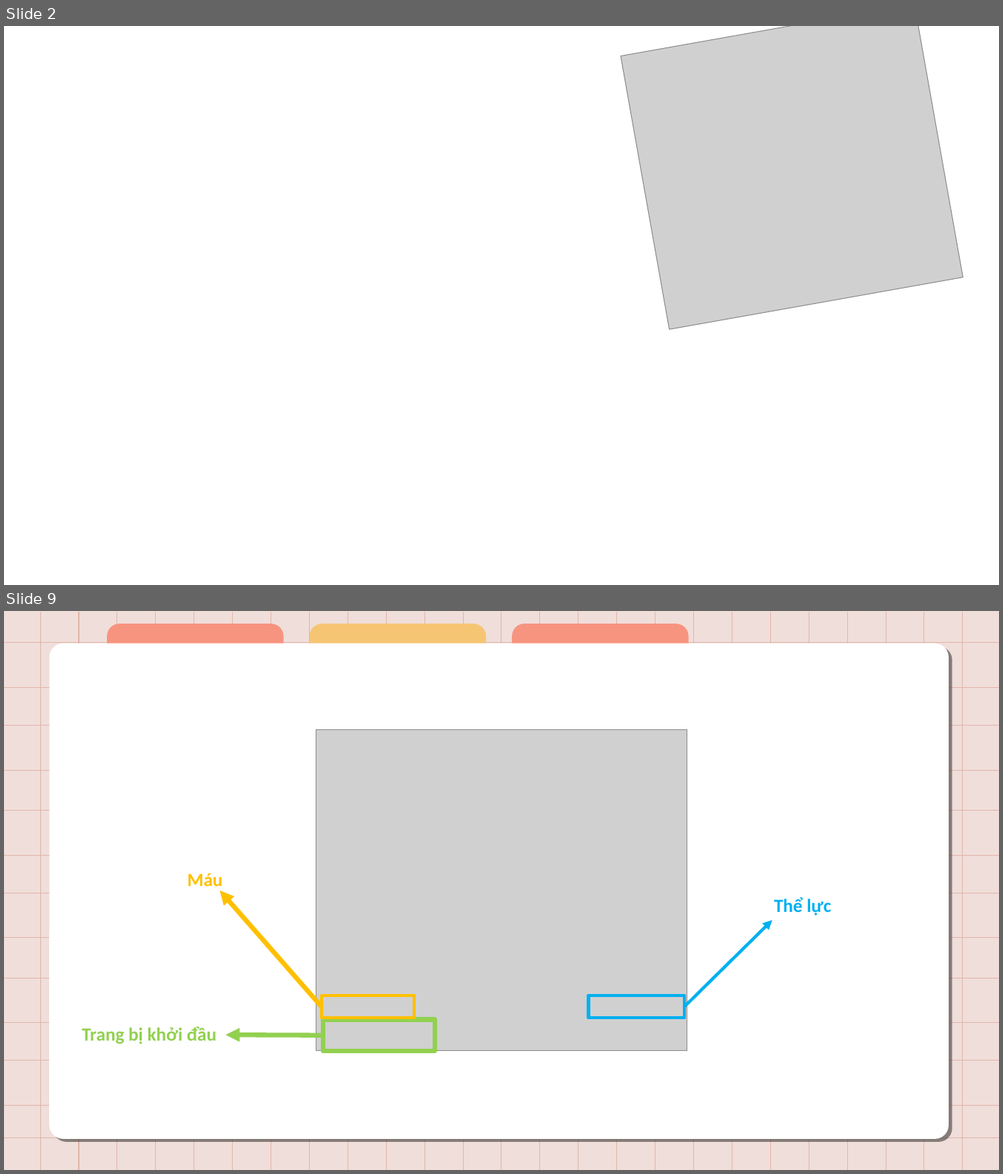
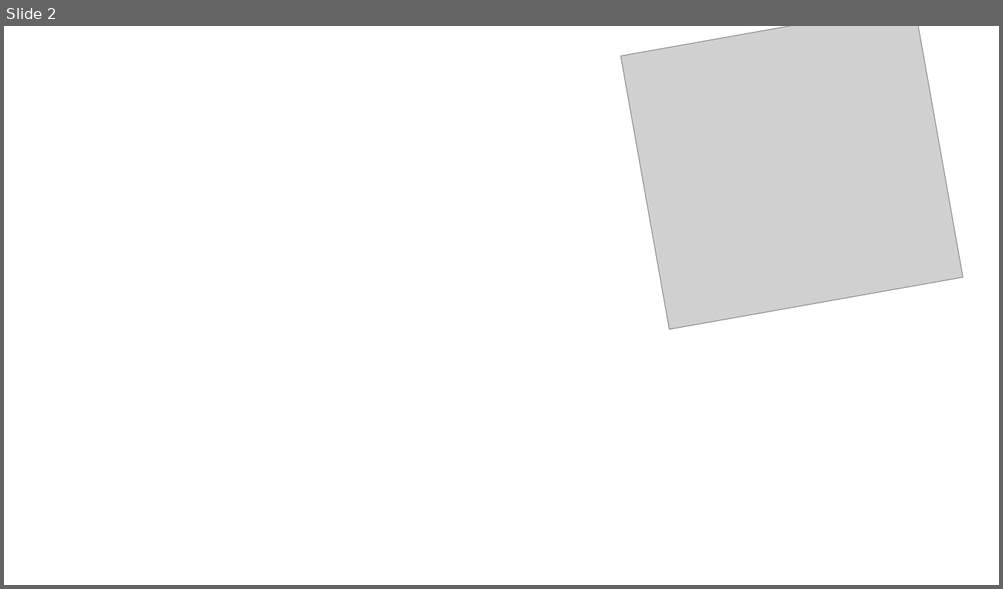
Before and after one commit to HoanxHoan/NguyenVanHoan, a slide deck: Magic of the Wild.pptx. Shown one above the other, each under a label of ours: slides 2 and 9 before the commit, slide 2 after it; the slides between them are not shown. The pictures are 1003x1174 and 1003x589 pixels, drawn with LibreOffice and Linux fonts; fonts in the diff are those of the drawing; grey boxes stand for pictures; background and template pictures are left out. Boxes give left, top, right and bottom in pixels: in the first picture for what was removed or moved away, otherwise in the second. Text is boxed around its words. In the diff, an @@ line names an element or a change of style, - is before the commit and + after.

```diff
--- a/Magic of the Wild.pptx
+++ b/Magic of the Wild.pptx
@@ slide 9 removed at [4, 611, 999, 1170], background #F0DEDA @@
@@ group removed at [50, 624, 948, 1139]: 3 round same rects, 1 rounded rectangle @@
@@ picture removed at [316, 730, 687, 1052] @@
@@ text removed at [188, 873, 223, 886] @@
-Máu
@@ arrow removed from (321, 1007) to (219, 891) @@
@@ text removed at [774, 897, 831, 916] @@
-Thể lực
@@ arrow removed from (685, 1007) to (771, 920) @@
@@ rectangle removed at [321, 996, 415, 1019] @@
@@ rectangle removed at [588, 996, 684, 1019] @@
@@ text removed at [82, 1027, 216, 1045] @@
-Trang bị khởi đầu
@@ rectangle removed at [323, 1020, 435, 1051] @@
@@ arrow removed from (323, 1036) to (225, 1036) @@
@@ group removed at [4, 612, 999, 1170]: 38 lines @@
```
Also in this commit, not shown: 4 slides changed, 6 slides added, 5 other slides removed, 1 other file.
